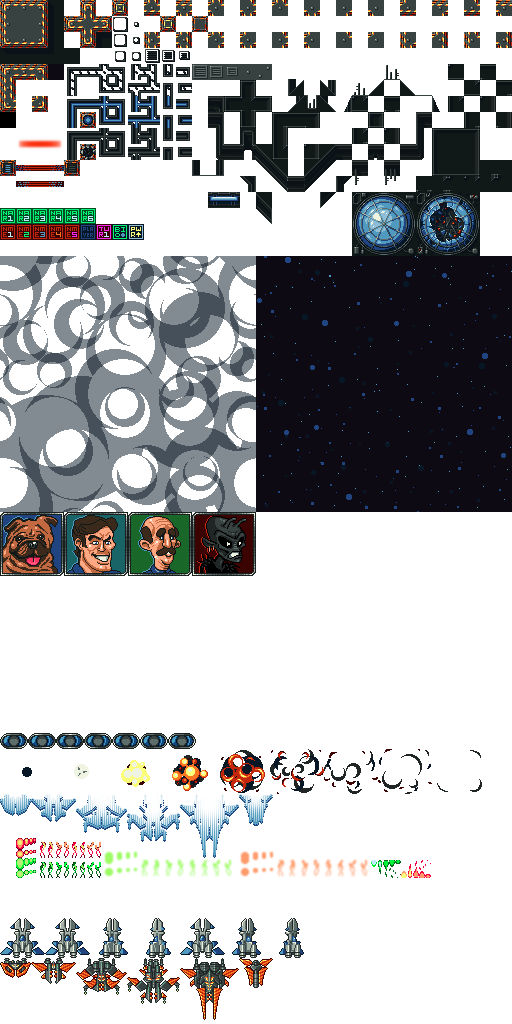
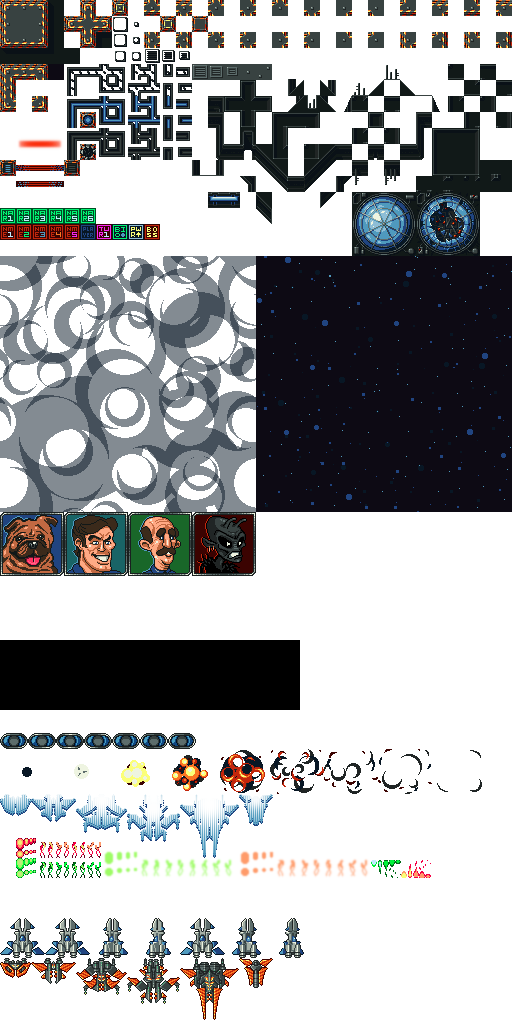
Layered file, before and after one edit (512 x 1024). Changes by layer:
painted on "ORIGINAL 2" over (0, 112, 300, 710)
